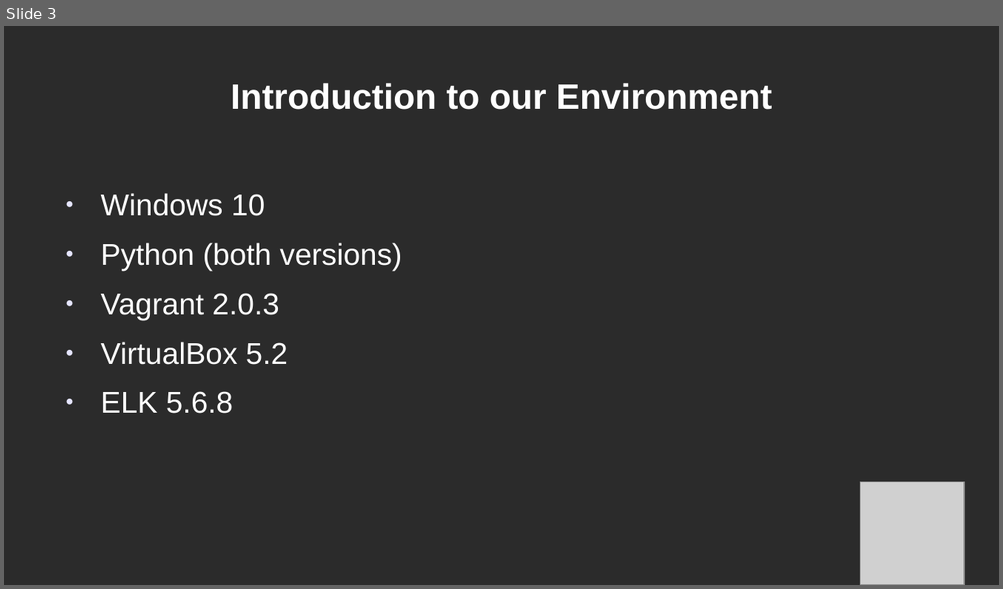
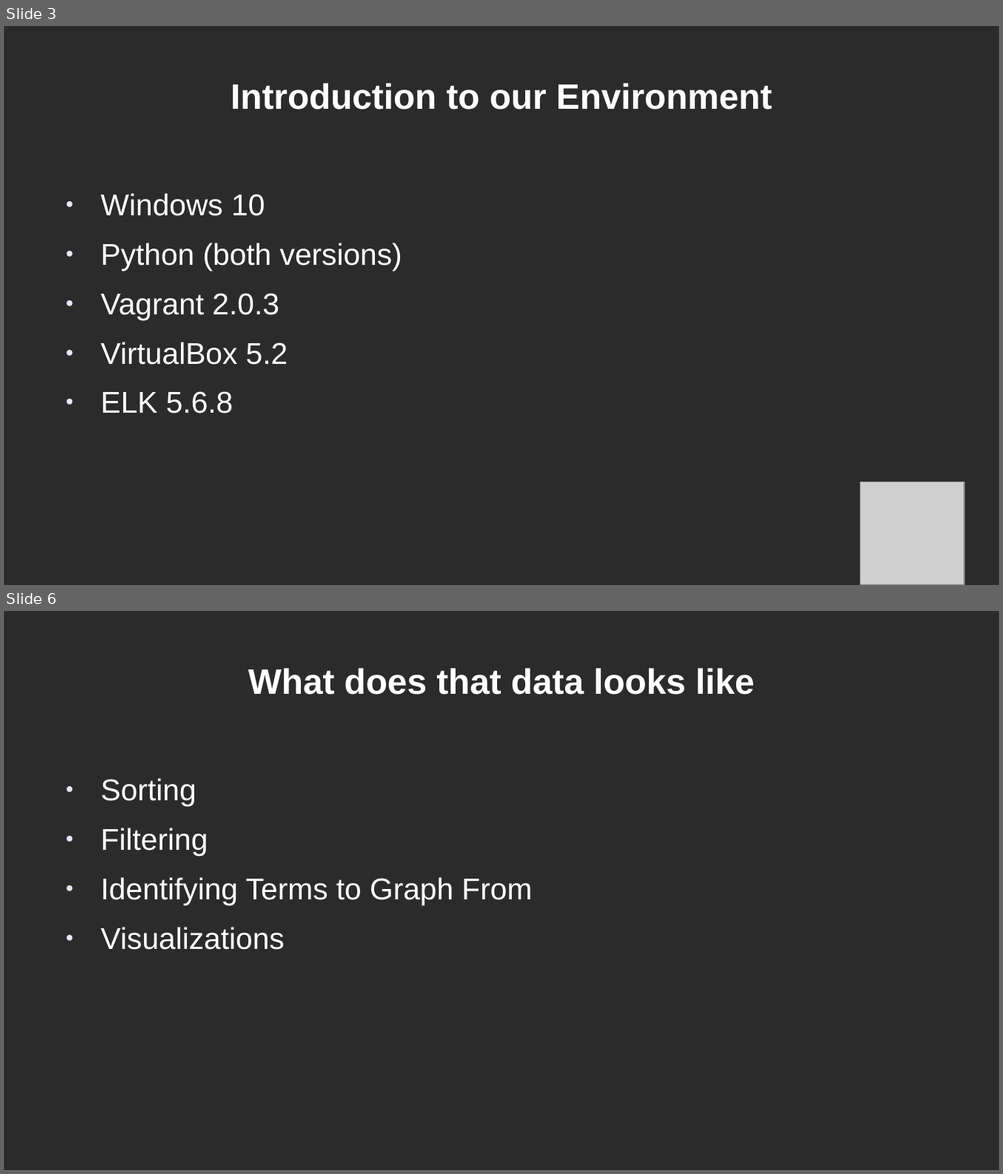
Before and after one commit to j0nny55555/elk101, a slide deck: elk101.odp. Shown one above the other, each under a label of ours: slide 3 before the commit, slides 3 and 6 after it; the slides between them are not shown. The pictures are 1003x589 and 1003x1174 pixels, drawn with LibreOffice and Linux fonts; fonts in the diff are those of the drawing; grey boxes stand for pictures; background and template pictures are left out; a plain dark background stands for a picture behind light text. Boxes give left, top, right and bottom in pixels: in the first picture for what was removed or moved away, otherwise in the second. Text is boxed around its words. In the diff, an @@ line names an element or a change of style, - is before the commit and + after.

```diff
--- a/elk101.odp
+++ b/elk101.odp
@@ slide 6 added at <box>4,611,999,1170</box>, background picture (left out) @@
@@ title added at <box>248,668,754,695</box>, 25.6 pt, text #FFFFFF, bold @@
+What does that data looks like
@@ text added at <box>101,778,532,950</box>, 21.8 pt, text #FFFFFF @@
+● Sorting
+● Filtering
+● Identifying Terms to Graph From
+● Visualizations
```
Also in this commit, not shown: 2 slides changed, 3 other slides added, 1 slide removed, 4 other files.
